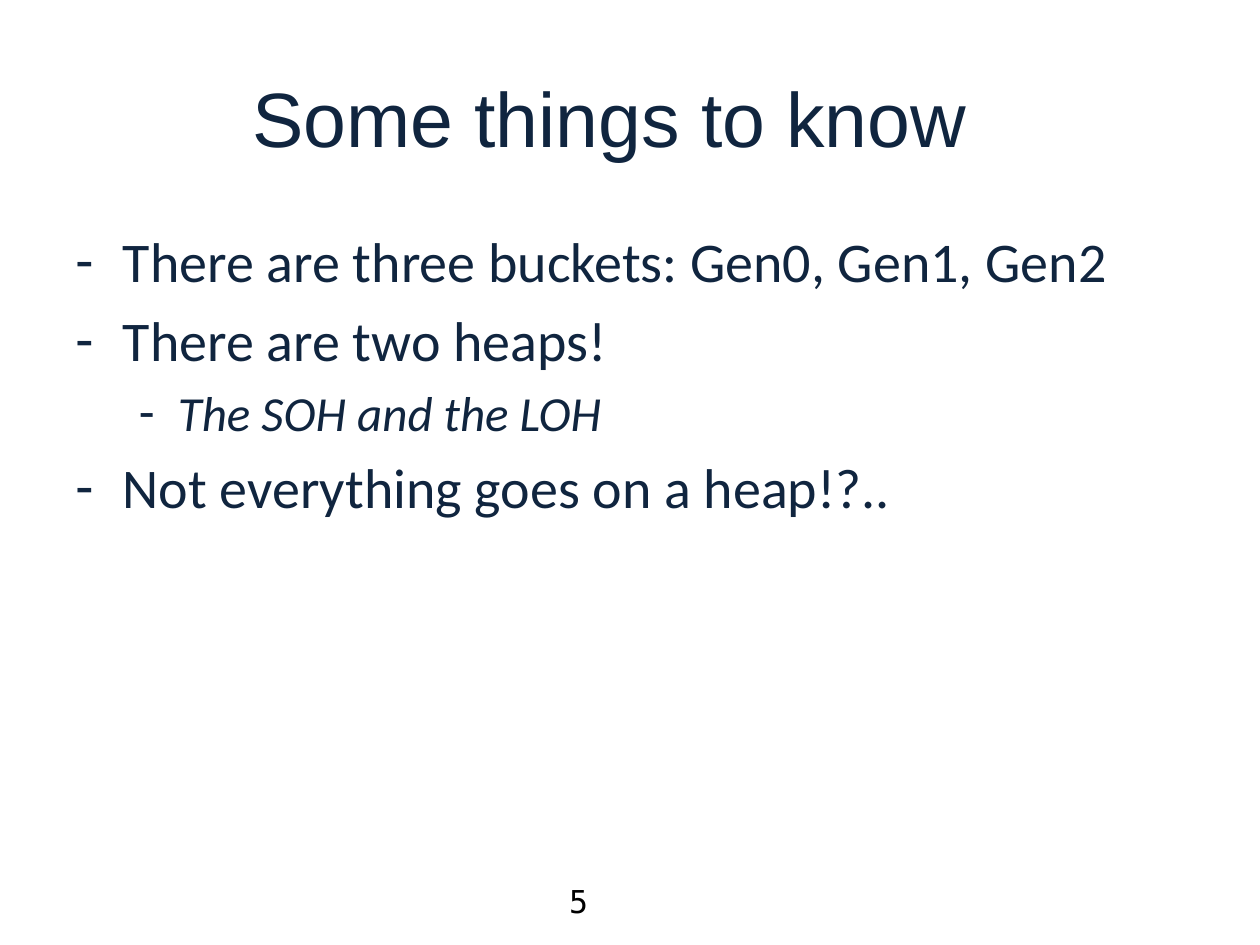
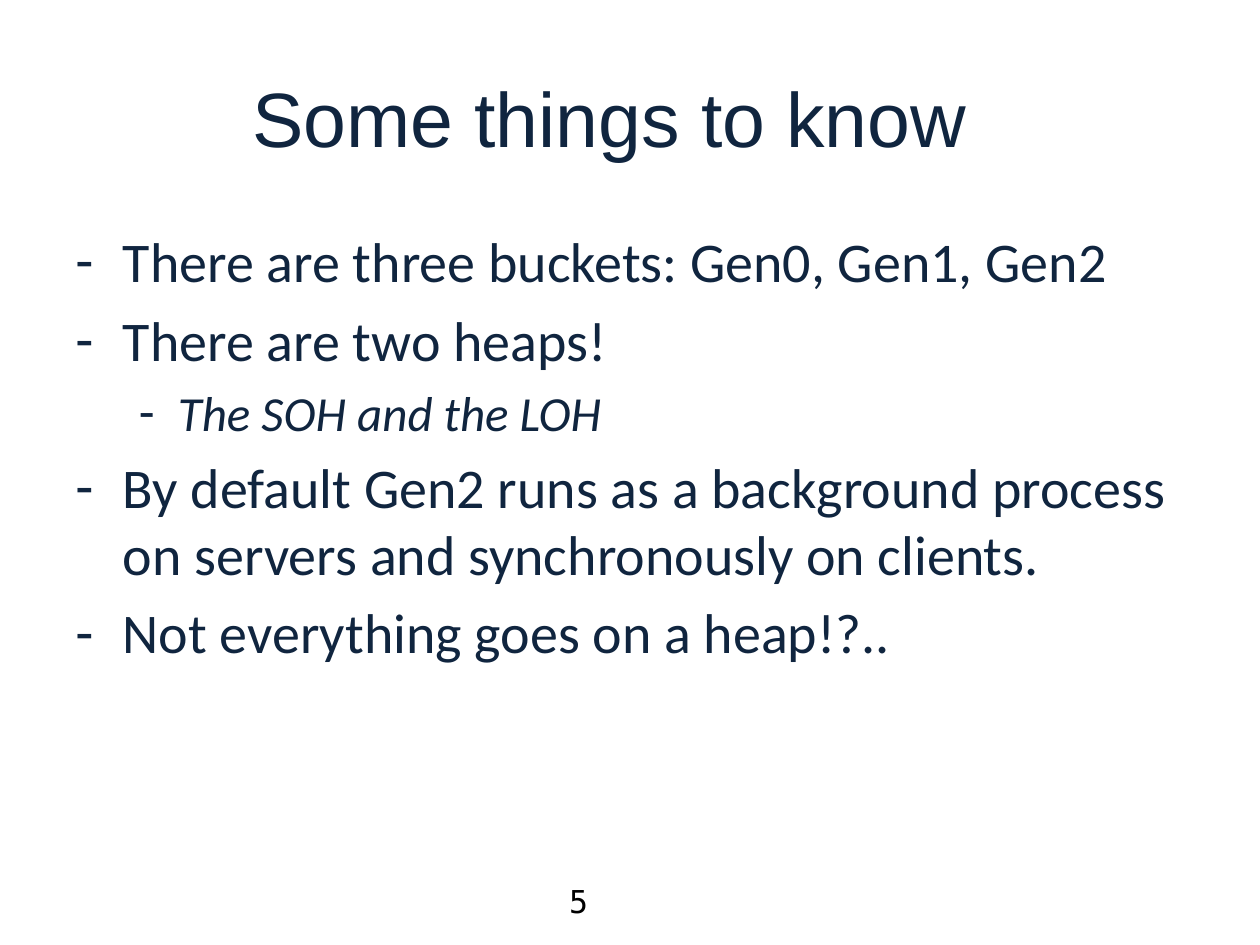
Before and after one commit to swageblock/DotNetMemoryManagementDemos, a slide deck: slide 5 of MOBettaMemory.pptx. Drawn at 1260x945 pixels with LibreOffice and Linux fonts; fonts in the diff are those of the drawing; background and template pictures are left out. Boxes give left, top, right and bottom in pixels: in the first picture for what was removed or moved away, otherwise in the second. Text is boxed around its words. In the diff, an @@ line names an element or a change of style, - is before the commit and + after.

```diff
--- a/MOBettaMemory.pptx
+++ b/MOBettaMemory.pptx
@@ text at (x1=123, y1=469, x2=1165, y2=584): paragraph added @@
+– By default Gen2 runs as a background process on servers and synchronously on clients.
```
Also in this commit, not shown: 7 other slides changed, 32 other files.
